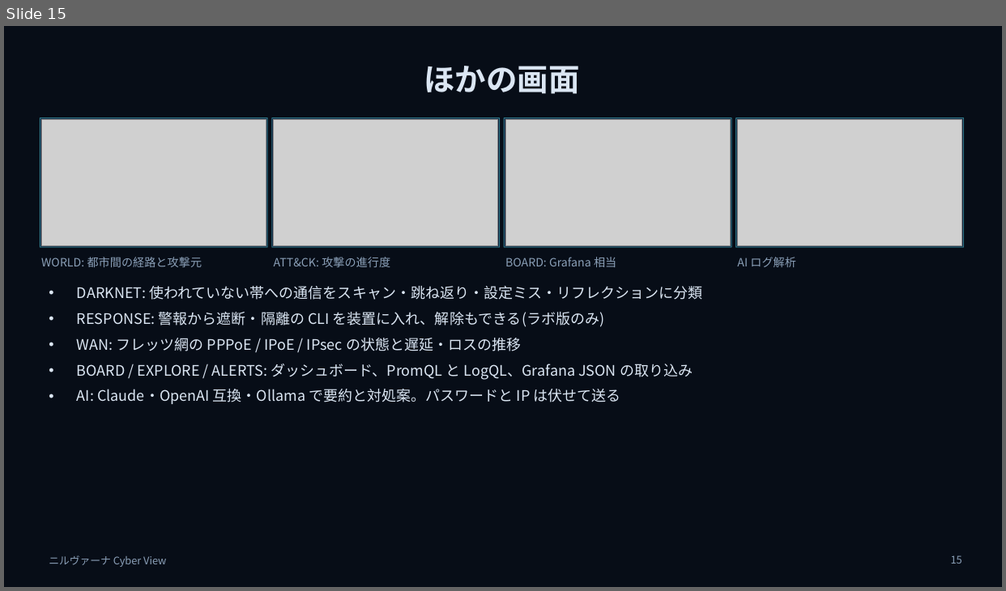
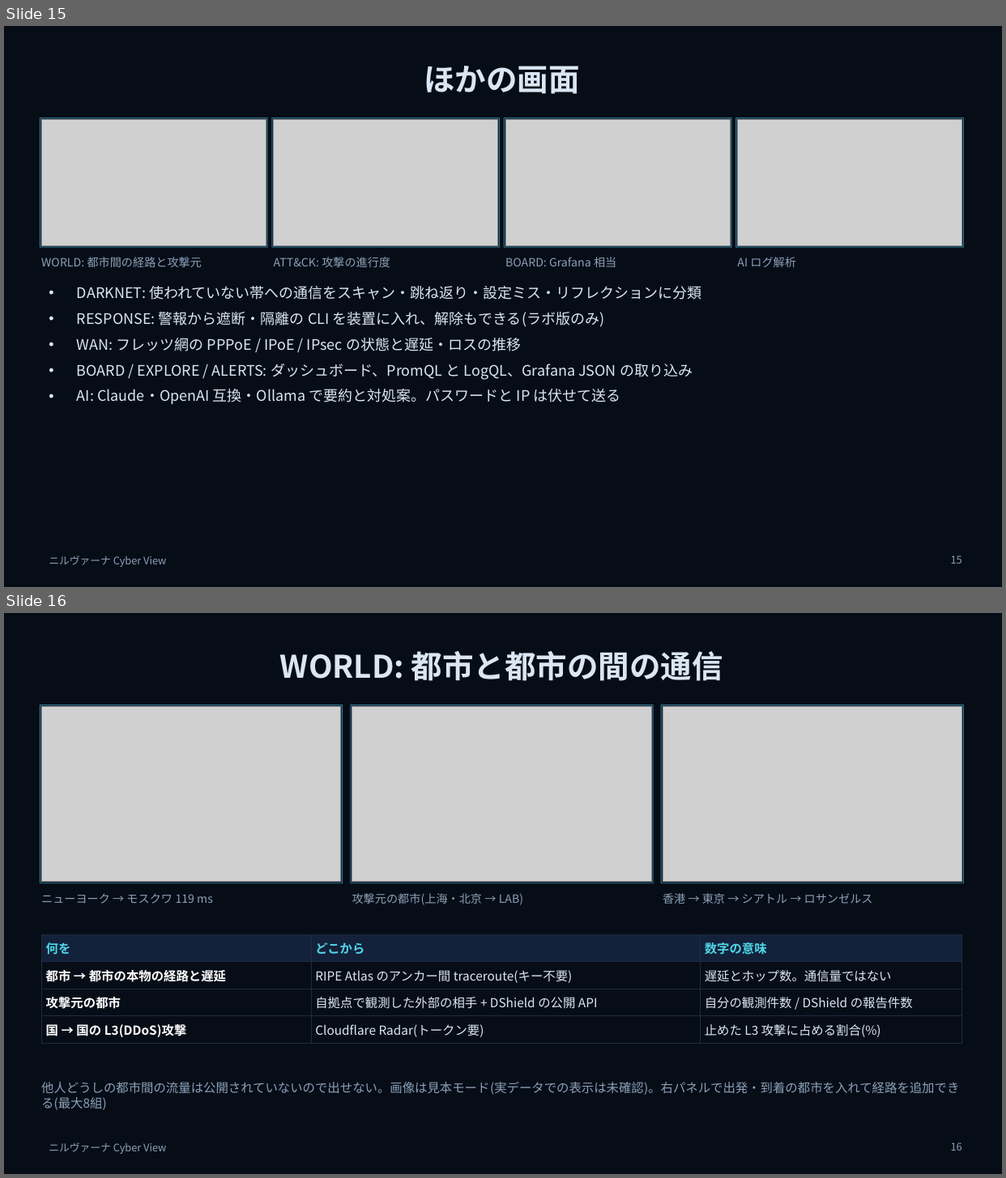
Before and after one commit to w-index-m/network-lab-emulator, a slide deck: docs/nirvana-introduction.pptx. Shown one above the other, each under a label of ours: slide 15 before the commit, slides 15 and 16 after it. The pictures are 1006x591 and 1006x1178 pixels, drawn with LibreOffice and Linux fonts; fonts in the diff are those of the drawing; grey boxes stand for pictures. Boxes give left, top, right and bottom in pixels: in the first picture for what was removed or moved away, otherwise in the second. Text is boxed around its words. In the diff, an @@ line names an element or a change of style, - is before the commit and + after.

```diff
--- a/docs/nirvana-introduction.pptx
+++ b/docs/nirvana-introduction.pptx
@@ slide 16 added at (4,613,1002,1174), background #070D17; not listed: 1 template element that a slide beside it also shows @@
@@ title added at (280,651,723,681), 30 pt, text #DBE6F3, bold @@
+WORLD: 都市と都市の間の通信
@@ rectangle added at (40,705,343,884), fill #13213A, outline #4FD6E8 0.75 pt @@
@@ picture added at (41,707,341,882) @@
@@ rectangle added at (351,705,653,884), fill #13213A, outline #4FD6E8 0.75 pt @@
@@ picture added at (352,707,651,882) @@
@@ rectangle added at (661,705,964,884), fill #13213A, outline #4FD6E8 0.75 pt @@
@@ picture added at (663,707,962,882) @@
@@ text added at (41,894,213,904), 11 pt, text #8BA0B8 @@
+ニューヨーク → モスクワ 119 ms
@@ text added at (352,893,523,905), 11 pt, text #8BA0B8 @@
+攻撃元の都市(上海・北京 → LAB)
@@ text added at (663,893,873,904), 11 pt, text #8BA0B8 @@
+香港 → 東京 → シアトル → ロサンゼルス
@@ table added at (41,935,962,1041), 4 rows, 3 columns @@
+何を | どこから | 数字の意味
+都市 → 都市の本物の経路と遅延 | RIPE Atlas のアンカー間 traceroute(キー不要) | 遅延とホップ数。通信量ではない
+攻撃元の都市 | 自拠点で観測した外部の相手 + DShield の公開 API | 自分の観測件数 / DShield の報告件数
+国 → 国の L3(DDoS)攻撃 | Cloudflare Radar(トークン要) | 止めた L3 攻撃に占める割合(%)
@@ text added at (41,1082,959,1110), 12 pt, text #8BA0B8 @@
+他人どうしの都市間の流量は公開されていないので出せない。画像は見本モード(実データでの表示は未確認)。右パネルで出発・到着の都市を入れて経路を追加できる(最大8組)
@@ page number added at (951,1143,962,1151), 10 pt, text #8BA0B8 @@
+16
```
Also in this commit, not shown: 1 other file.
